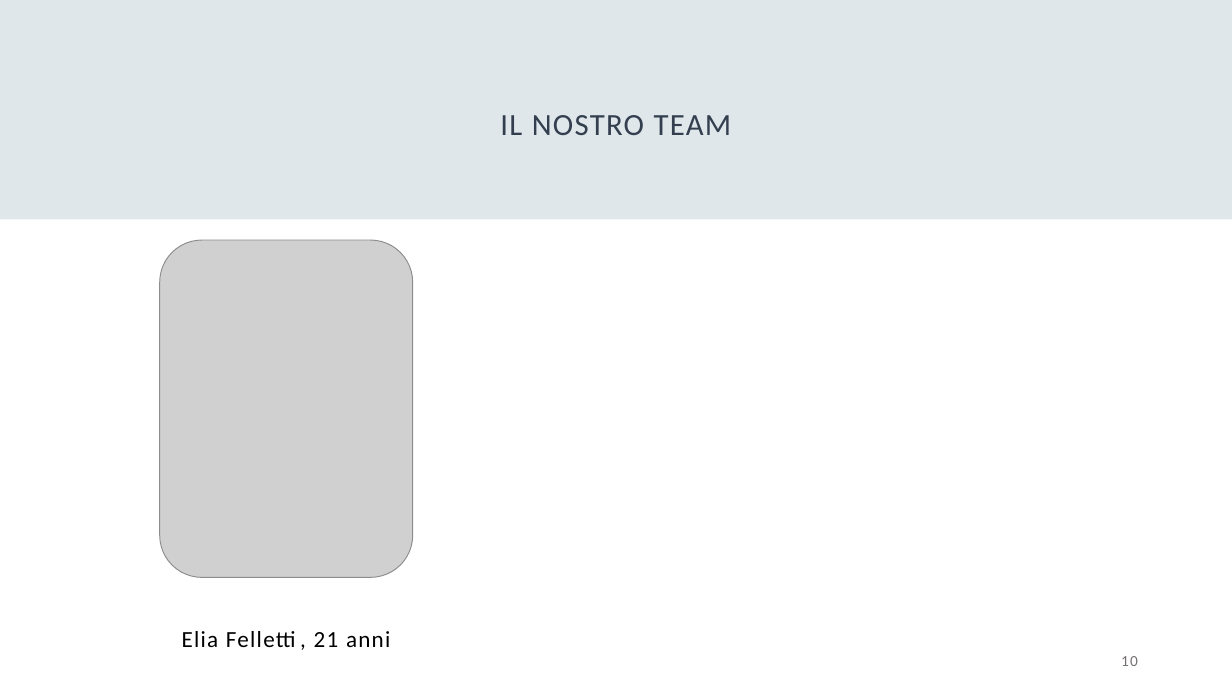
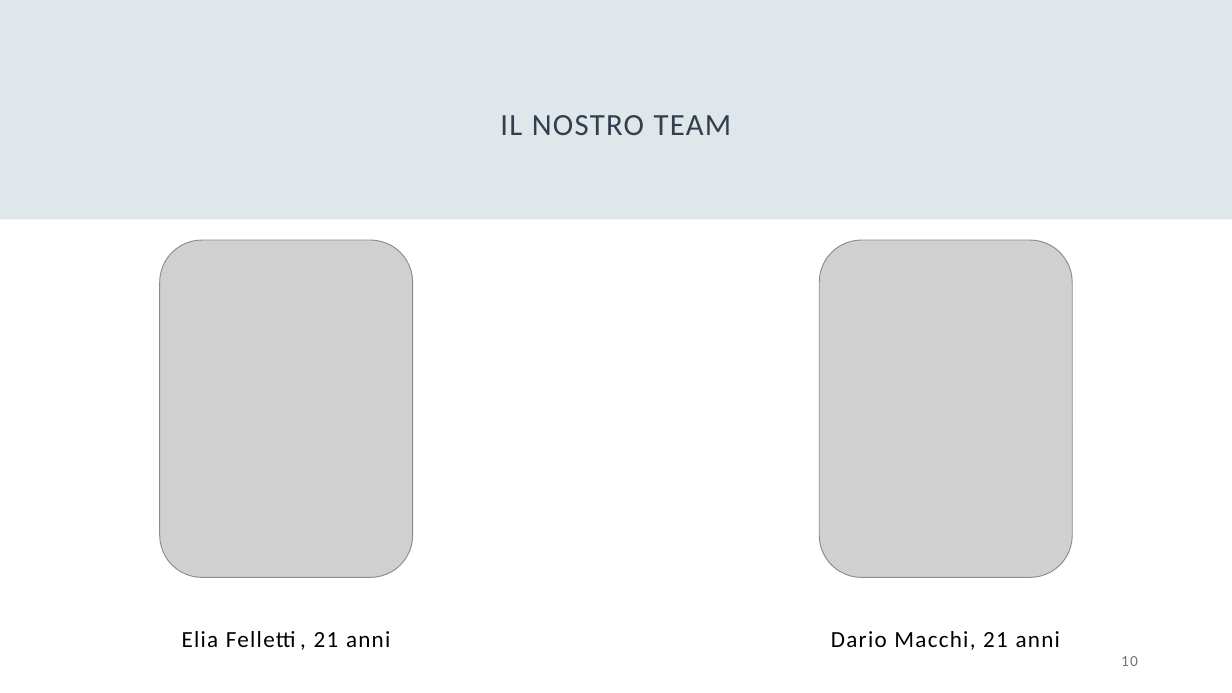
Before and after one commit to eliafelletti/smart-farm-laravel, a slide deck: slide 10 of Presentazione_Farming-Evolution.pptx. Drawn at 1232x693 pixels with LibreOffice and Linux fonts; fonts in the diff are those of the drawing; grey boxes stand for pictures. Boxes give left, top, right and bottom in pixels: in the first picture for what was removed or moved away, otherwise in the second. Text is boxed around its words. In the diff, an @@ line names an element or a change of style, - is before the commit and + after.

Commit message:
Presentazione v1.00

```diff
--- a/Presentazione_Farming-Evolution.pptx
+++ b/Presentazione_Farming-Evolution.pptx
@@ picture added at box(820, 240, 1073, 578) @@
@@ text added at box(831, 631, 1060, 650), 18 pt, text #000000 @@
+Dario Macchi, 21 anni
```
